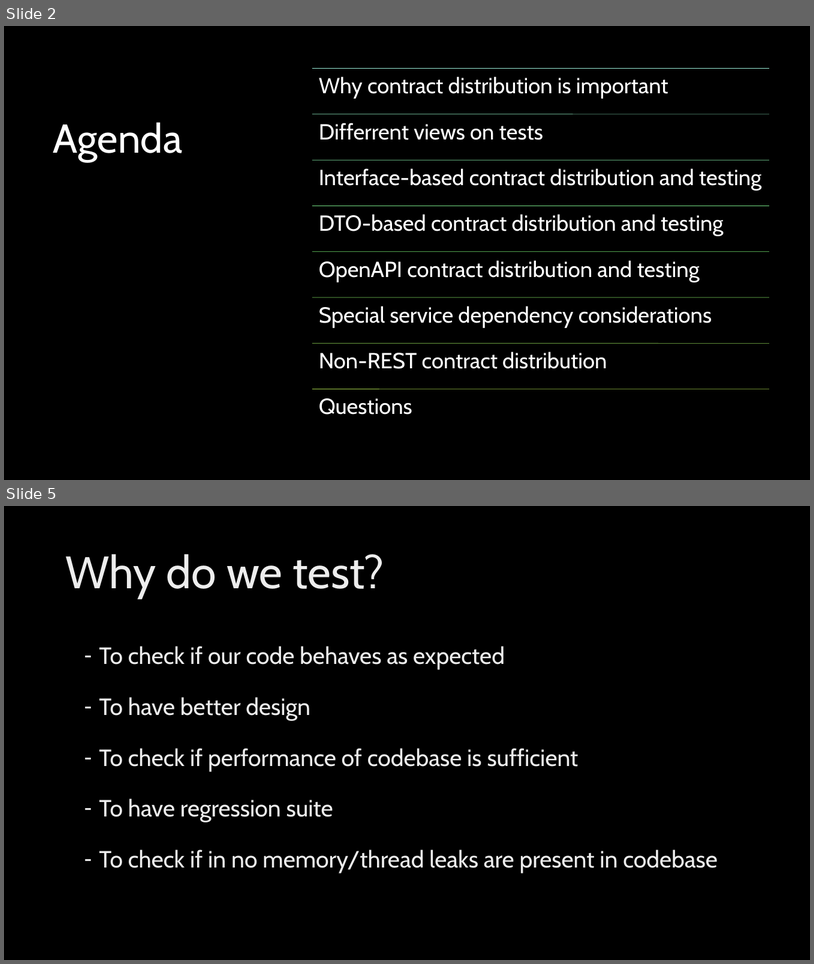
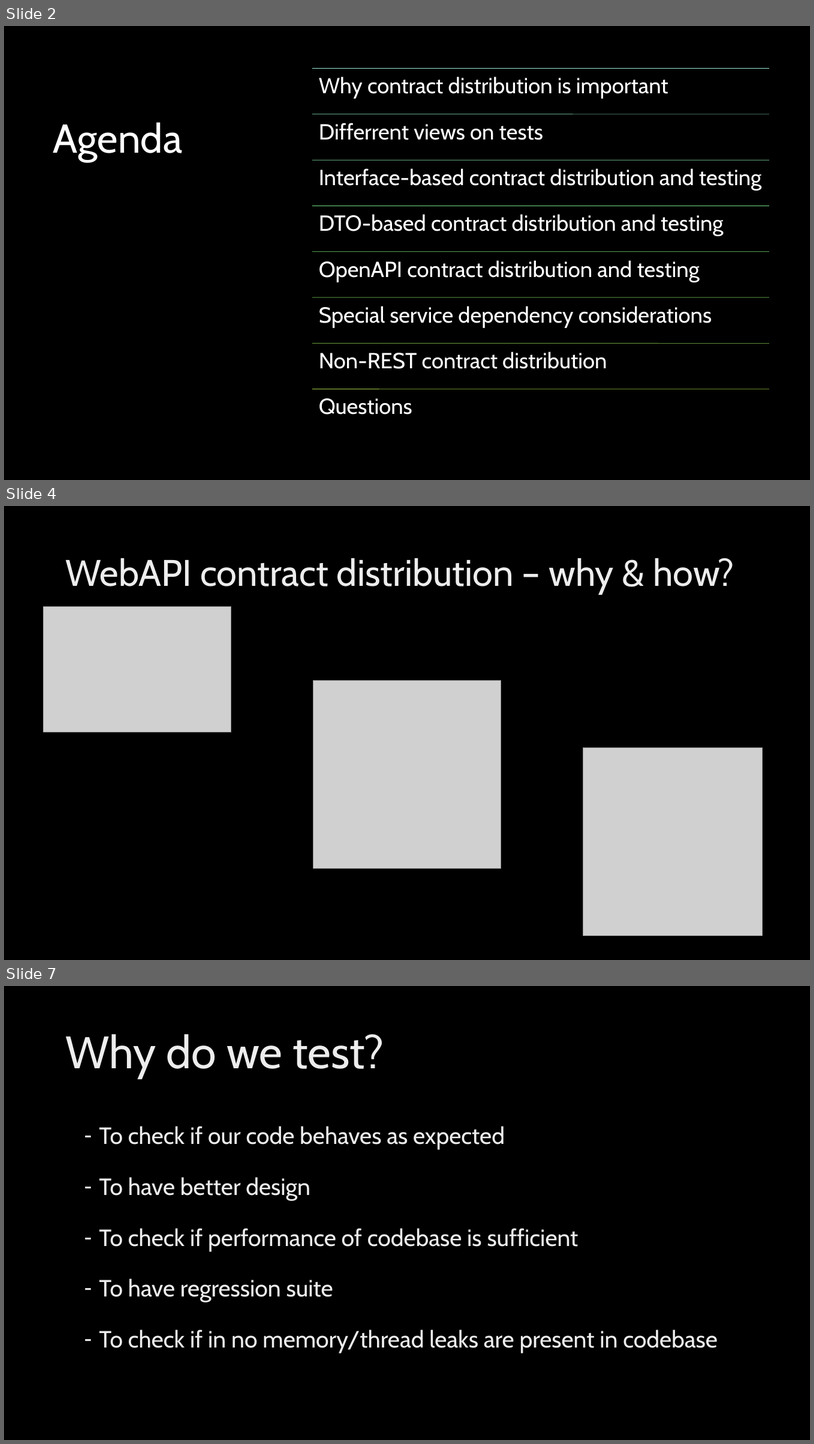
Before and after one commit to KonradGalczynski/Learning, a slide deck: ContractDistribution/ContractDistribution.pptx. Shown one above the other, each under a label of ours: slides 2 and 5 before the commit, slides 2, 4 and 7 after it; the slides between them are not shown. The pictures are 814x964 and 814x1444 pixels, drawn with LibreOffice and Linux fonts; fonts in the diff are those of the drawing; grey boxes stand for pictures; background and template pictures are left out. Boxes give left, top, right and bottom in pixels: in the first picture for what was removed or moved away, otherwise in the second. Text is boxed around its words. In the diff, an @@ line names an element or a change of style, - is before the commit and + after.

Commit message:
new version of contract

```diff
--- a/ContractDistribution/ContractDistribution.pptx
+++ b/ContractDistribution/ContractDistribution.pptx
@@ slide 4 added at (4,506,810,960), background picture (left out) @@
@@ title added at (65,558,735,594), 44 pt, text gradient #BFBFBF to #EDEDED to #FFFFFF @@
+WebAPI contract distribution – why & how?
@@ picture added at (44,606,231,732) @@
@@ picture added at (313,680,501,868) @@
@@ picture added at (584,748,762,936) @@
@@ what was slide 5 is now slide 7 @@
```
Also in this commit, not shown: 5 slides changed, 3 other slides added, 2 slides removed, 6 other files.
